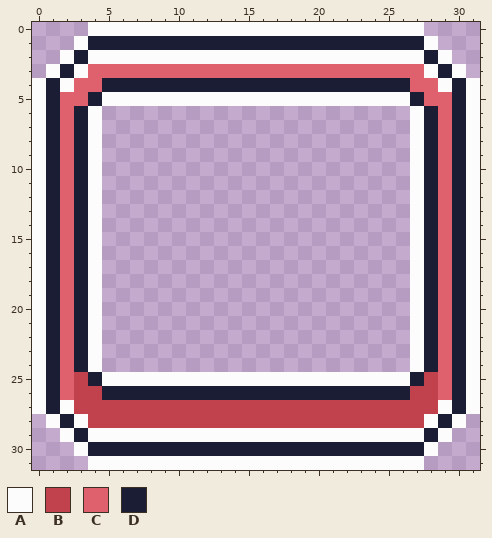
Two versions of one pixel-art file, sprites/ui/Brainpower.aseprite. Above is the file before it was changed.
32x32 pixels, 1 frame.
Visible layers, top first: "red", "yellow", "Layer 1".
Palette (. is transparent): A #fcfcfc  B #c1414d  C #df616d  D #1b1d34
Pixels before, first column x 0:
 0 ....AAAAAAAAAAAAAAAAAAAAAAAA....
 1 ...ADDDDDDDDDDDDDDDDDDDDDDDDA...
 2 ..ADAAAAAAAAAAAAAAAAAAAAAAAADA..
 3 .ADACCCCCCCCCCCCCCCCCCCCCCCCADA.
 4 ADACCDDDDDDDDDDDDDDDDDDDDDDCCADA
 5 ADCCDAAAAAAAAAAAAAAAAAAAAAADCCDA
 6 ADCDA......................ADCDA
 7 ADCDA......................ADCDA
 8 ADCDA......................ADCDA
 9 ADCDA......................ADCDA
10 ADCDA......................ADCDA
11 ADCDA......................ADCDA
12 ADCDA......................ADCDA
13 ADCDA......................ADCDA
14 ADCDA......................ADCDA
15 ADCDA......................ADCDA
16 ADCDA......................ADCDA
17 ADCDA......................ADCDA
18 ADCDA......................ADCDA
19 ADCDA......................ADCDA
20 ADCDA......................ADCDA
21 ADCDA......................ADCDA
22 ADCDA......................ADCDA
23 ADCDA......................ADCDA
24 ADCDA......................ADCDA
25 ADCBDAAAAAAAAAAAAAAAAAAAAAADBCDA
26 ADCBBDDDDDDDDDDDDDDDDDDDDDDBBCDA
27 ADABBBBBBBBBBBBBBBBBBBBBBBBBBADA
28 .ADABBBBBBBBBBBBBBBBBBBBBBBBADA.
29 ..ADAAAAAAAAAAAAAAAAAAAAAAAADA..
30 ...ADDDDDDDDDDDDDDDDDDDDDDDDA...
31 ....AAAAAAAAAAAAAAAAAAAAAAAA....
Once edited:
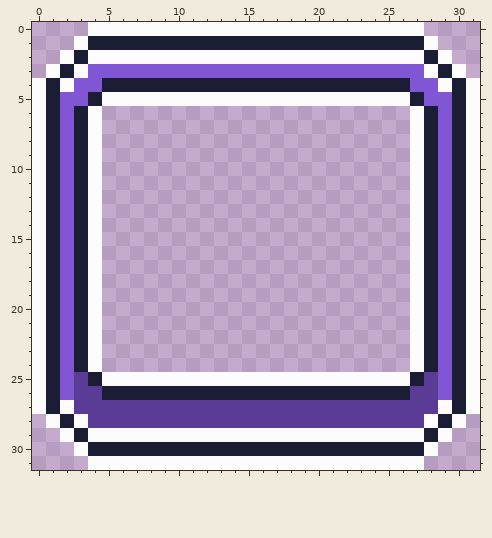
What changed:
layer "purpl" added
colour B: #c1414d -> #5a3b96
colour C: #df616d -> #8056d4
